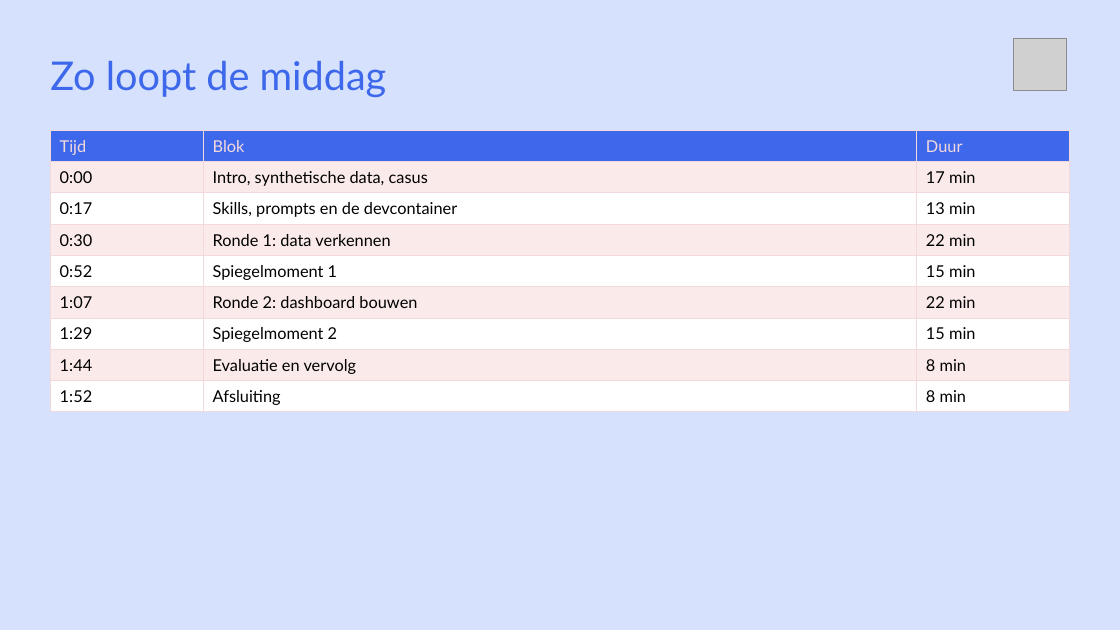
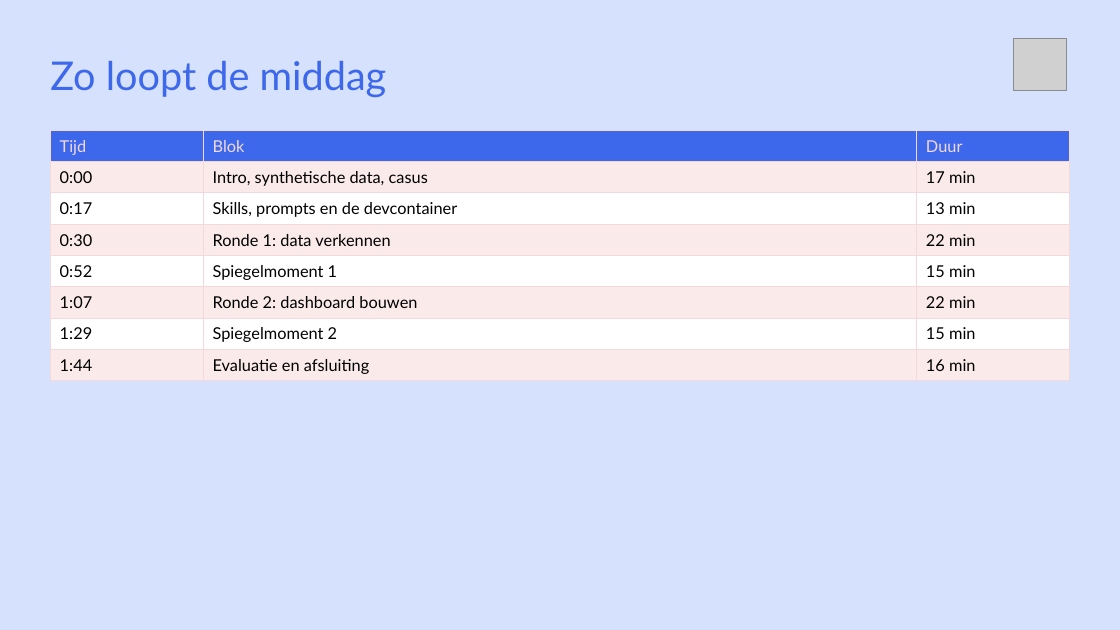
Before and after one commit to cedanl/clidev-presentaties, a slide deck: slide 3 of workshop-rad/exports/261005_workshop_rad_uitvoering.pptx. Drawn at 1120x630 pixels with LibreOffice and Linux fonts; fonts in the diff are those of the drawing; grey boxes stand for pictures. Boxes give left, top, right and bottom in pixels: in the first picture for what was removed or moved away, otherwise in the second. Text is boxed around its words. In the diff, an @@ line names an element or a change of style, - is before the commit and + after.

```diff
--- a/workshop-rad/exports/261005_workshop_rad_uitvoering.pptx
+++ b/workshop-rad/exports/261005_workshop_rad_uitvoering.pptx
@@ table at <box>50,130,1070,378</box> @@
-row 8: 1:44 | Evaluatie en vervolg | 8 min
-row 9: 1:52 | Afsluiting | 8 min
+row 8: 1:44 | Evaluatie en afsluiting | 16 min
```
Also in this commit, not shown: 5 other slides changed, 7 slides added, 3 slides removed, 10 other files.
